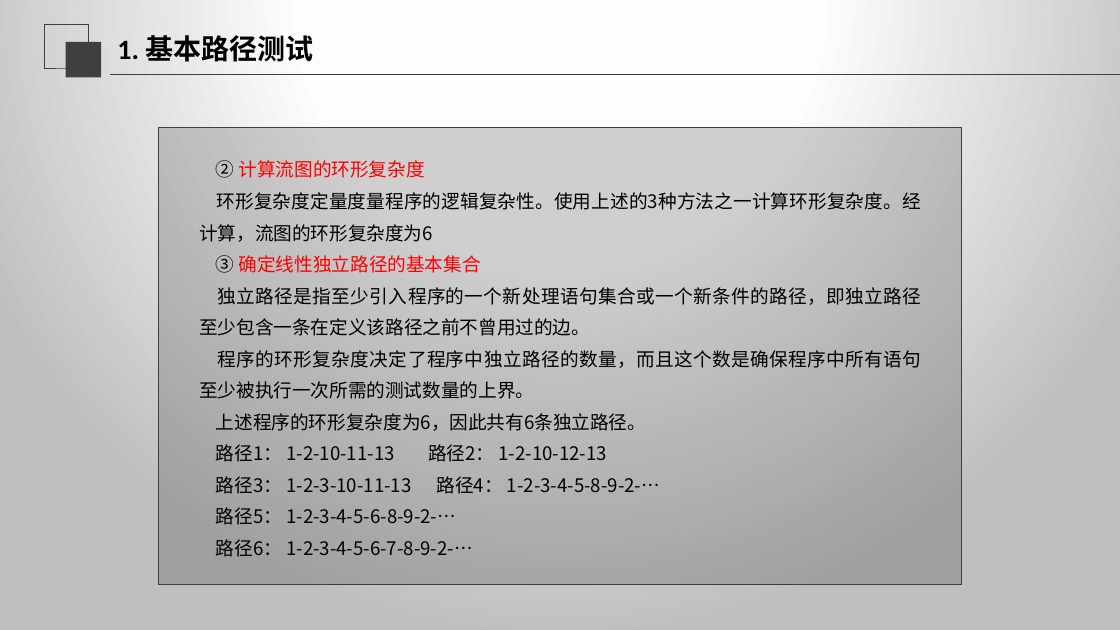
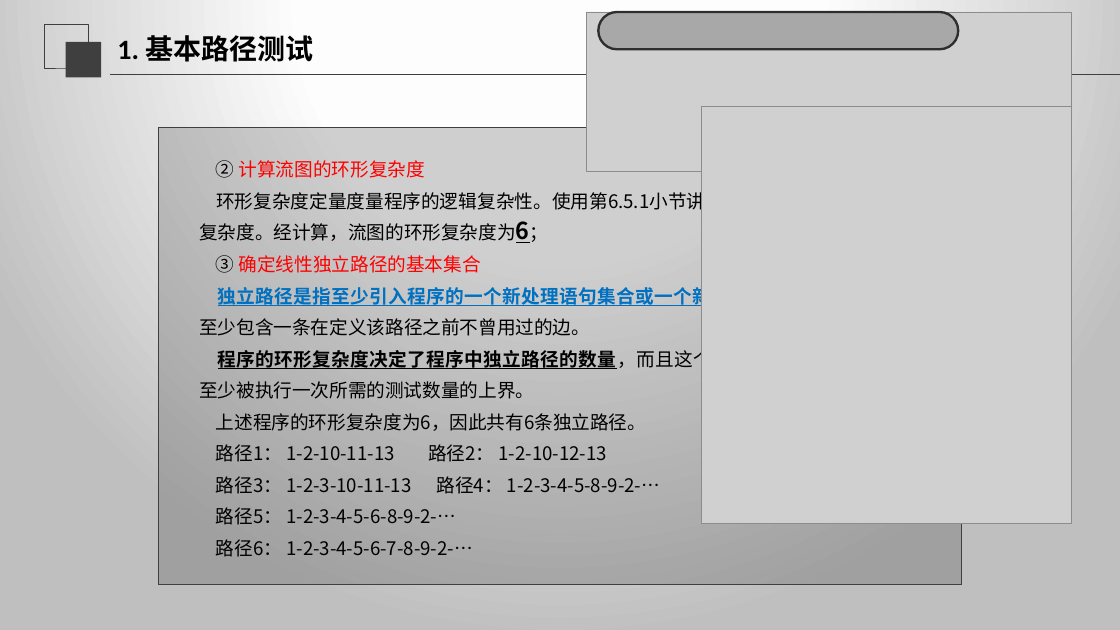
Before and after one commit to SE2020-G02/OurSudoku, a slide deck: slide 46 of SE2020-G02-实现阶段/翻转课堂 7.6白盒测试.pptx (slide 42 before the commit). Drawn at 1120x630 pixels with LibreOffice and Linux fonts; fonts in the diff are those of the drawing; grey boxes stand for pictures. Boxes give left, top, right and bottom in pixels: in the first picture for what was removed or moved away, otherwise in the second. Text is boxed around its words. In the diff, an @@ line names an element or a change of style, - is before the commit and + after.

```diff
--- a/SE2020-G02-实现阶段/翻转课堂 7.6白盒测试.pptx
+++ b/SE2020-G02-实现阶段/翻转课堂 7.6白盒测试.pptx
@@ picture added at <box>586,12,1071,171</box> @@
@@ rounded rectangle added at <box>598,12,958,49</box>, fill #3F3F3F at 27% opacity, outline #2F2F2F 2 pt @@
@@ picture added at <box>702,106,1071,523</box> @@
@@ text at <box>199,189,921,243</box>: text changed @@
-环形复杂度定量度量程序的逻辑复杂性。使用上述的3种方法之一计算环形复杂度。经计算，流图的环形复杂度为6
+环形复杂度定量度量程序的逻辑复杂性。使用第6.5.1小节讲述的3种方法之一计算环形复杂度。经计算，流图的环形复杂度为6；
@@ text at <box>199,283,921,399</box>: text colour #000000 to #0070C0 in "独立路径是指至少引入程序的一个新处理语句集合或一个新条件的路径，即独立路径至少包含一条在定义该路径之前不曾用过的边。"; bold on, underline on in "独立路径是指至少引入程序的一个新处理语句集合或一个新条件的路径，即独立路径至少包含一条在定义该路径之前不曾用过的边。", "程序的环形复杂度决定了程序中独立路径的数量，而且这个数是确保程序中所有语句至少被执行一次所需的测试数量的上界。" @@
```
Also in this commit, not shown: 20 other slides changed, 6 slides added, 1 slide removed, 2 other files.
